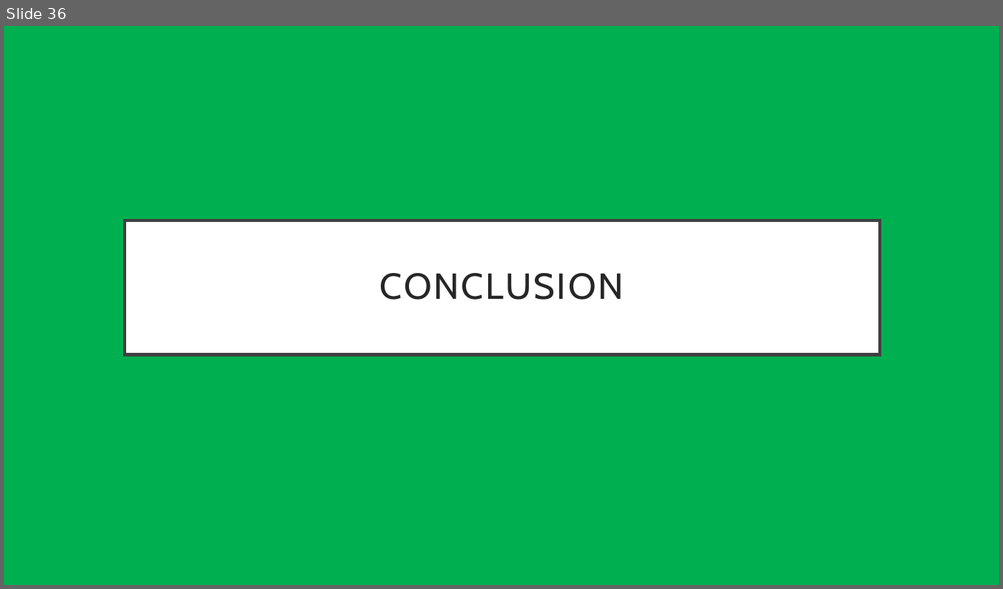
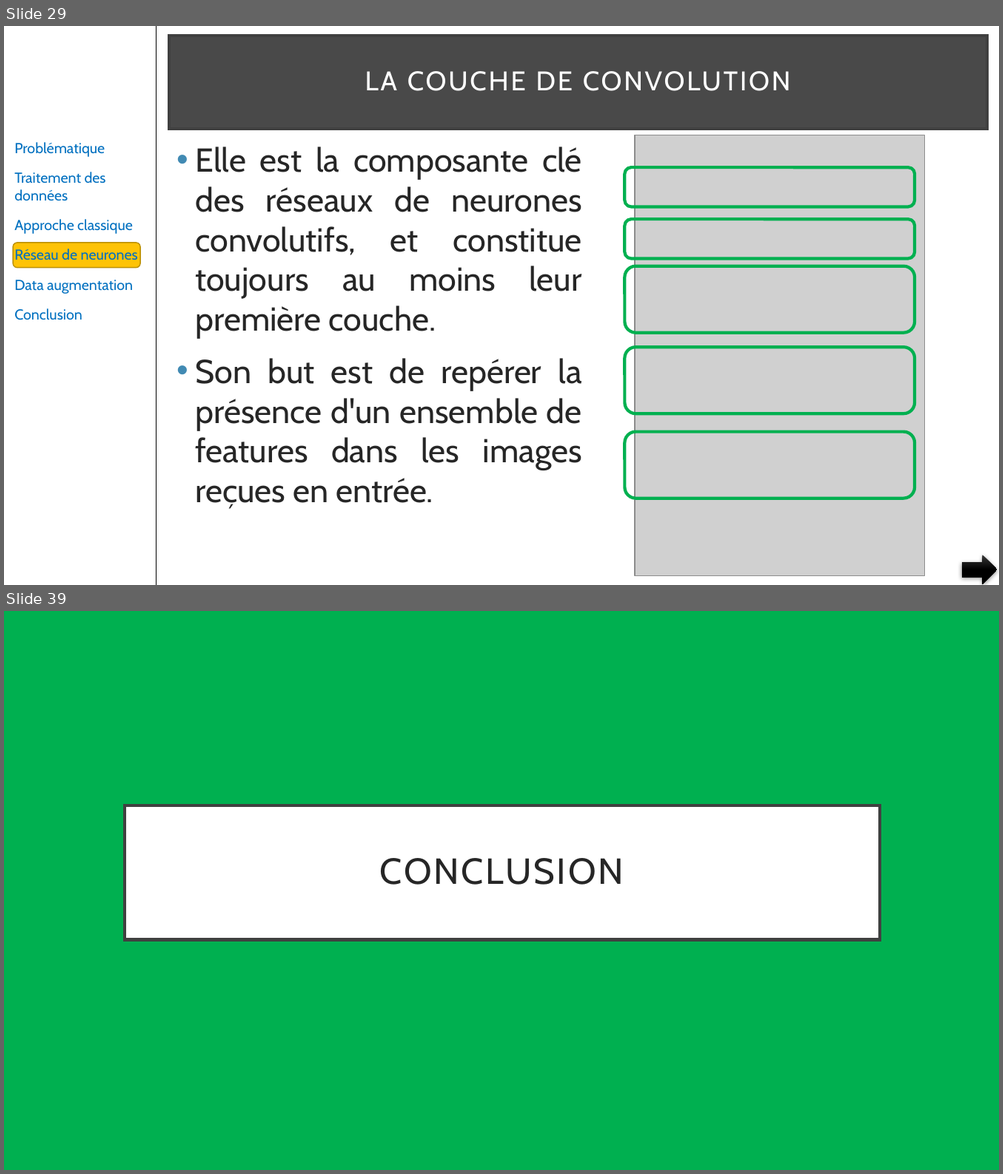
Before and after one commit to pfroide/python, a slide deck: Projet_7/p7.pptx. Shown one above the other, each under a label of ours: slide 36 before the commit, slides 29 and 39 after it; the slides between them are not shown. The pictures are 1003x589 and 1003x1174 pixels, drawn with LibreOffice and Linux fonts; fonts in the diff are those of the drawing; grey boxes stand for pictures. Boxes give left, top, right and bottom in pixels: in the first picture for what was removed or moved away, otherwise in the second. Text is boxed around its words. In the diff, an @@ line names an element or a change of style, - is before the commit and + after.

Commit message:
Première version finalisée

```diff
--- a/Projet_7/p7.pptx
+++ b/Projet_7/p7.pptx
@@ slide 29 added at (4, 26, 999, 585), background #FFFFFF @@
@@ line added from (156, 26) to (156, 585), #000000 1 pt @@
@@ title added at (169, 36, 987, 129), fill #0D0D0D at 75% opacity, outline #404040 2.5 pt, 26 pt, text #FFFFFF @@
+LA COUCHE DE CONVOLUTION
@@ picture added at (634, 136, 925, 577) @@
@@ text added at (14, 142, 138, 321), 14 pt, text #0070C0 @@
+Problématique
+Traitement des données
+Approche classique
+Réseau de neurones
+Data augmentation
+Conclusion
@@ text added at (195, 147, 582, 509), 32 pt, text #262626 @@
+• Elle est la composante clé des réseaux de neurones convolutifs, et constitue toujours au moins leur première couche.
+• Son but est de repérer la présence d'un ensemble de features dans les images reçues en entrée.
@@ rounded rectangle added at (625, 168, 915, 207), outline #00B050 3 pt @@
@@ rounded rectangle added at (625, 219, 915, 259), outline #00B050 3 pt @@
@@ rounded rectangle added at (13, 243, 141, 269), fill #FEC306, outline #BC9004 1 pt @@
@@ rounded rectangle added at (624, 267, 914, 333), outline #00B050 3 pt @@
@@ rounded rectangle added at (624, 348, 914, 414), outline #00B050 3 pt @@
@@ rounded rectangle added at (624, 432, 914, 499), outline #00B050 3 pt @@
@@ right arrow added at (962, 556, 997, 585), fill gradient #393939 to #000000 @@
@@ what was slide 36 is now slide 39 @@
```
Also in this commit, not shown: 5 slides changed, 32 other slides added, 30 slides removed.
